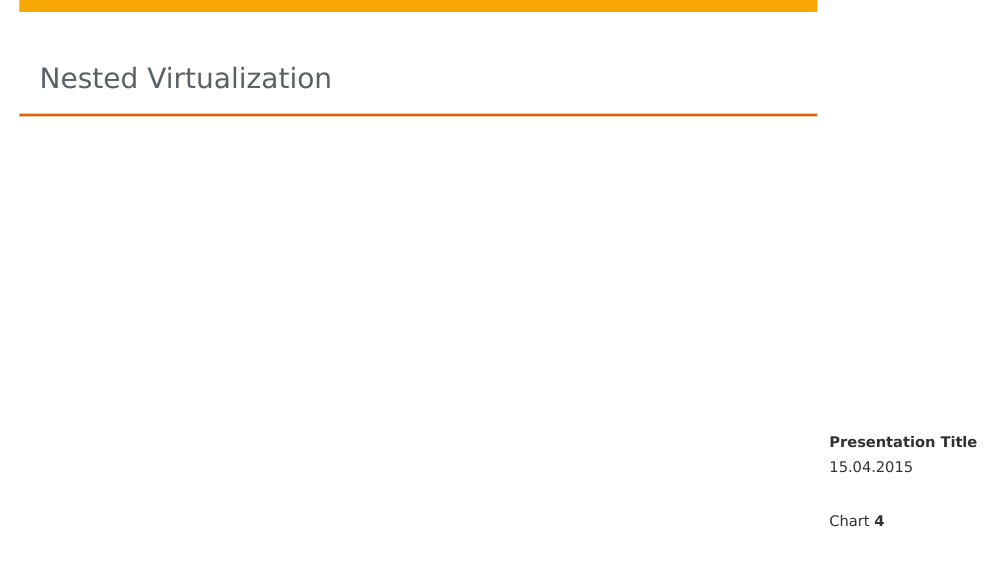
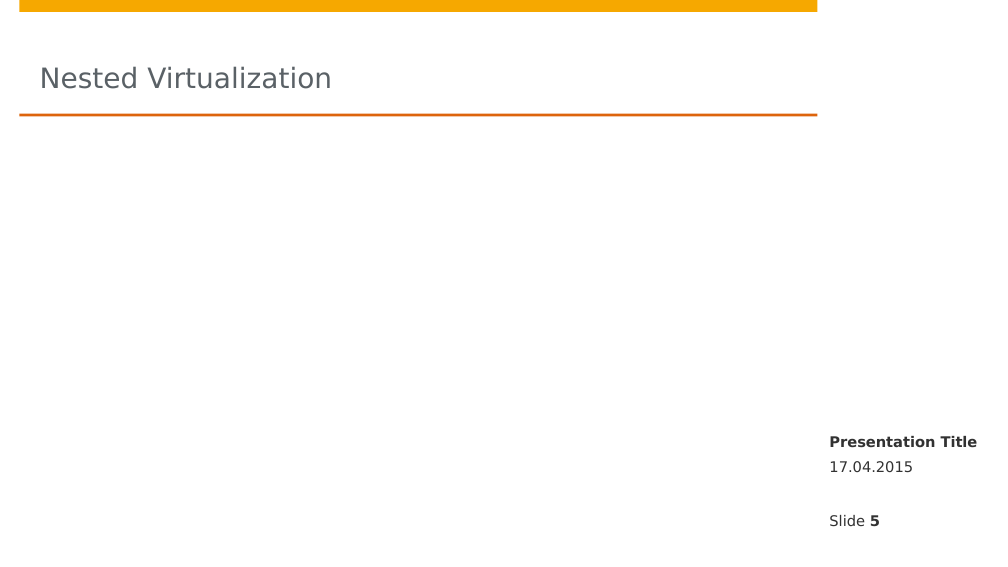
Before and after one commit to MasterprojectOpenStack2015/presentations, a slide deck: slide 5 of 01 Erste Woche.pptx (slide 4 before the commit). Drawn at 1008x567 pixels with LibreOffice and Linux fonts; fonts in the diff are those of the drawing; background and template pictures are left out. Boxes give left, top, right and bottom in pixels: in the first picture for what was removed or moved away, otherwise in the second. Text is boxed around its words. In the diff, an @@ line names an element or a change of style, - is before the commit and + after.

```diff
--- a/01 Erste Woche.pptx
+++ b/01 Erste Woche.pptx
@@ text at (829, 461, 913, 472): text changed @@
-15.04.2015
+17.04.2015
@@ page number at (829, 515, 880, 526): text changed @@
-Chart 4
+Slide 5
```
Also in this commit, not shown: 2 other slides changed, 1 slide added.
